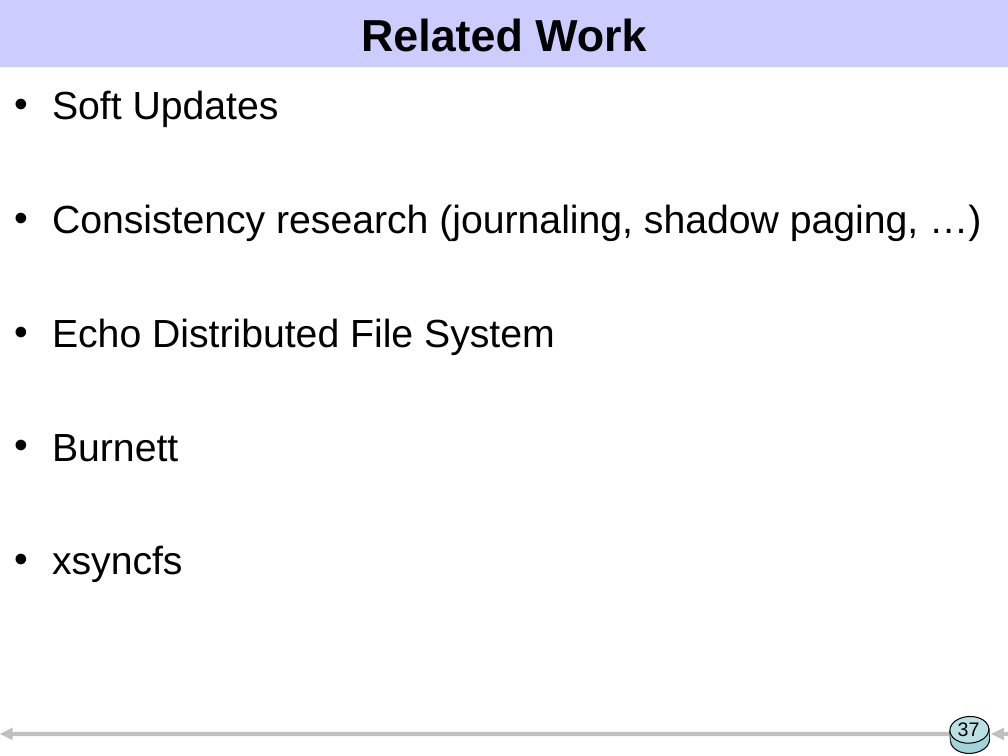
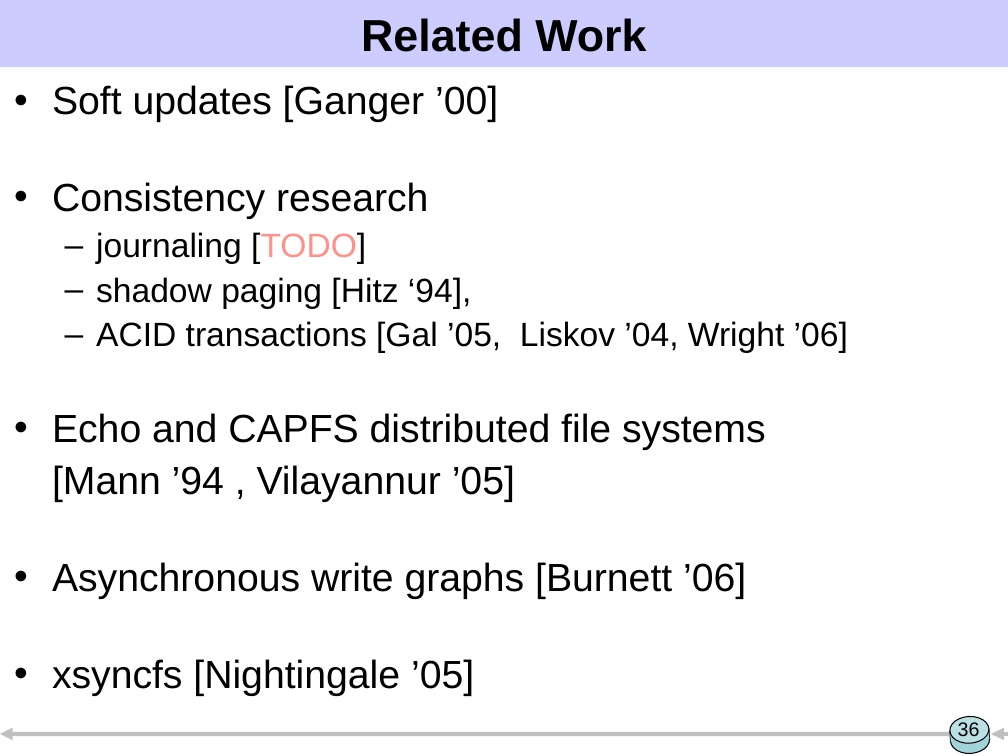
Before and after one commit to ucla-readable/fstitch-doc, a slide deck: slide 36 of sosp/pres.ppt (slide 37 before the commit). Drawn at 1008x756 pixels with LibreOffice and Linux fonts; fonts in the diff are those of the drawing. Boxes give left, top, right and bottom in pixels: in the first picture for what was removed or moved away, otherwise in the second. Text is boxed around its words. In the diff, an @@ line names an element or a change of style, - is before the commit and + after.

```diff
--- a/sosp/pres.ppt
+++ b/sosp/pres.ppt
@@ text at [52, 85, 848, 696]: text changed @@
-• Soft Updates
-• Consistency research (journaling, shadow paging, …)
-• Echo Distributed File System
-• Burnett
-• xsyncfs
+• Soft updates [Ganger ’00]
+• Consistency research
+  – journaling [TODO]
+  – shadow paging [Hitz ‘94],
+  – ACID transactions [Gal ’05, Liskov ’04, Wright ’06]
+• Echo and CAPFS distributed file systems
+[Mann ’94 , Vilayannur ’05]
+• Asynchronous write graphs [Burnett ’06]
+• xsyncfs [Nightingale ’05]
@@ page number at [958, 722, 980, 741]: text changed @@
-37
+36
```
Also in this commit, not shown: 23 other slides changed, 3 slides added, 2 slides removed.
